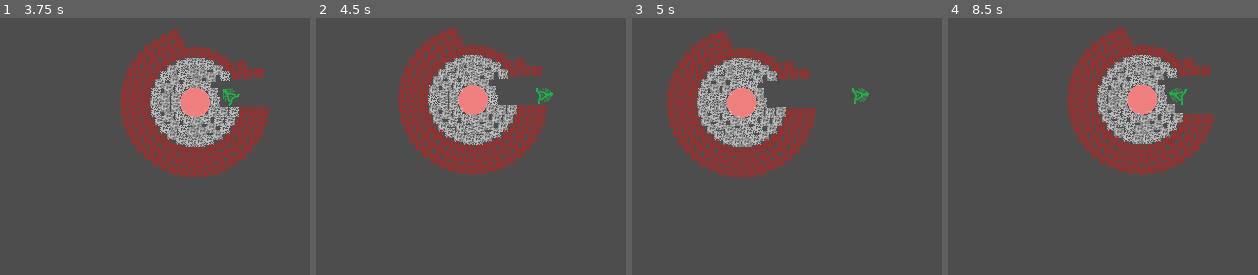
Above: before the commit, frames 1-4 (left to right).
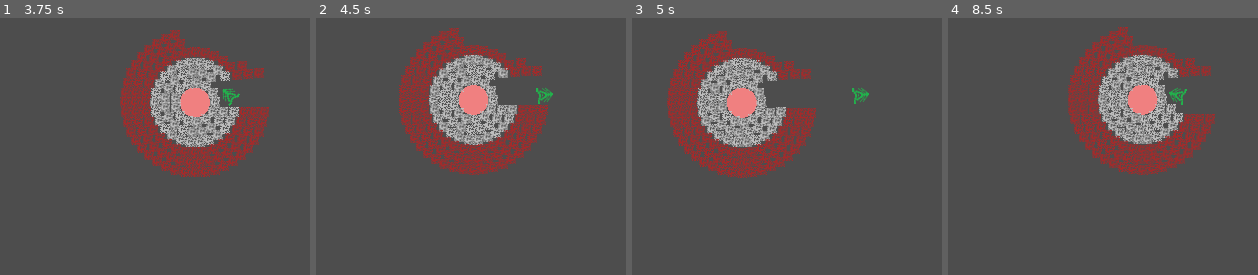
Above: after the commit, the same moments.

Repository: erenliving/UntitledDiggingGame
Game: Godot game, scene res://scenes/main.tscn
The game is run twice, just before and just after one commit, with the same random seed, the same clock (stepped at 60 frames per second) and the same inputs.
Inputs (mouse positions are in pixels of both pictures, inside the frame that each line leads up to):
- Up to frame 1 (3.75 s): move the mouse to (198, 167) at 0.52 s; hold Right (ui_right) 0.53-2.03 s; tap Up (ui_up) at 0.77, 1.52, 3.02 s; move the mouse to (outside the picture) at 1.27 s; move the mouse to (37, 41) at 2.02 s; hold Left (ui_left) from 2.03 s (still down); move the mouse to (260, 95) at 2.77 s; move the mouse to (outside the picture) at 3.52 s
- Up to frame 2 (4.5 s): tap Up (ui_up) at 3.77 s; tap Enter at 4.25 s; move the mouse to (outside the picture) at 4.27 s; release Left (ui_left) at 4.28 s; hold Right (ui_right) from 4.28 s (still down)
- Up to frame 3 (5 s): keep holding Right (ui_right); tap Up (ui_up) at 4.52 s
- Up to frame 4 (8.5 s): move the mouse to (1050, 113) at 5.02 s; move the mouse to (outside the picture) at 5.77 s; tap Up (ui_up) at 6.02, 6.77, 7.52 s; move the mouse to (1146, 167) at 6.52 s; move the mouse to (outside the picture) at 7.27 s; move the mouse to (985, 41) at 8.02 s; release Right (ui_right) at 8.03 s; hold Left (ui_left) from 8.03 s (still down)

Frame 1 is identical in both runs. In frame 2, 6.1% of the frame differs, in the area x 26-75%, y 3-62%; in frame 3, 0.4%; in frame 4, 5.8%.

Commit message:
Update object collision layers and masks

Diff:
--- a/scenes/core.tscn
+++ b/scenes/core.tscn
@@ -9,6 +9,7 @@
 script = ExtResource("1_80qi3")
 
 [node name="StaticBody2D" type="StaticBody2D" parent="."]
+collision_layer = 4
 
 [node name="CollisionShape2D" type="CollisionShape2D" parent="StaticBody2D"]
 shape = SubResource("CircleShape2D_m7j3x")
--- a/scenes/player.tscn
+++ b/scenes/player.tscn
@@ -7,6 +7,7 @@
 size = Vector2(16, 16)
 
 [node name="Player" type="CharacterBody2D"]
+collision_mask = 6
 script = ExtResource("1_375oh")
 metadata/_edit_group_ = true
 
--- a/scenes/rock.tscn
+++ b/scenes/rock.tscn
@@ -7,7 +7,7 @@
 size = Vector2(10, 10)
 
 [node name="Rock" type="RigidBody2D"]
-collision_mask = 0
+collision_layer = 2
 gravity_scale = 0.0
 script = ExtResource("1_5a8og")
 
